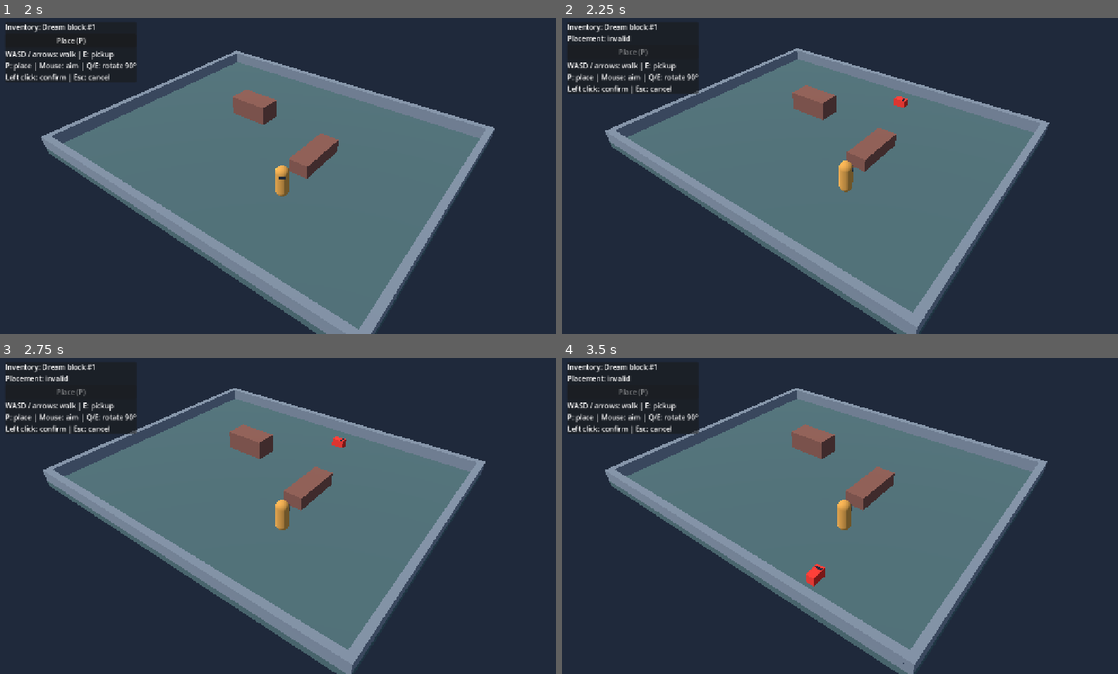
Above: before the commit, frames 1-4 (two rows, left to right).
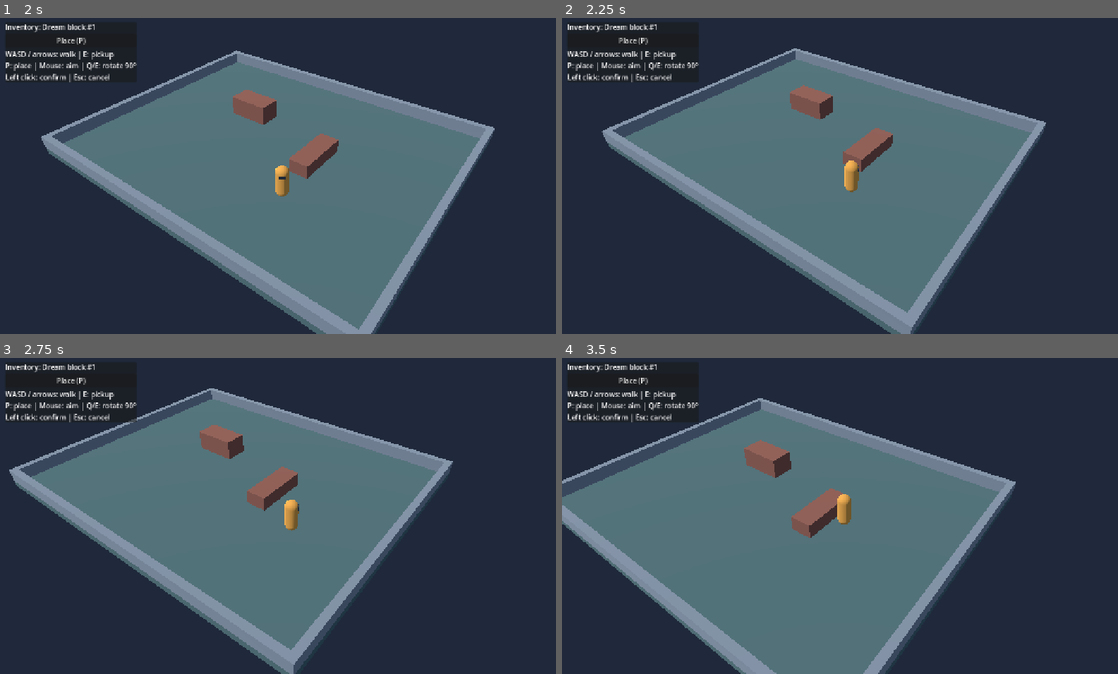
Above: after the commit, the same moments.

Repository: Riquinos-Soft/le-josss-dreamscape
Game: Godot game, scene res://world/courtyard.tscn
The game is run twice, just before and just after one commit, with the same random seed, the same clock (stepped at 60 frames per second) and the same inputs.
Inputs (mouse positions are in pixels of both pictures, inside the frame that each line leads up to):
- Up to frame 1 (2 s): tap Enter at 0.5 s; move the mouse to (405, 160) at 0.52 s; hold D (move_right) 0.53-1.28 s; tap E at 0.6 s; click (405, 160) at 0.67 s; move the mouse to (166, 191) at 1.27 s; hold S (move_back) from 1.28 s (still down); tap Q at 1.35 s; click (166, 191) at 1.42 s
- Up to frame 2 (2.25 s): move the mouse to (901, 106) at 2.02 s; release S (move_back) at 2.03 s; hold D (move_right) from 2.03 s (still down); tap P at 2.1 s; click (901, 106) at 2.17 s
- Up to frame 3 (2.75 s): keep holding D (move_right)
- Up to frame 4 (3.5 s): move the mouse to (817, 579) at 2.77 s; release D (move_right) at 2.78 s; hold W (move_forward) from 2.78 s (still down); tap E at 2.85 s; click (817, 579) at 2.92 s

Frame 1 is identical in both runs. In frame 2, 5.4% of the frame differs, in the area x 1-88%, y 5-100%; in frame 3, 24%; in frame 4, 32%, in the area x 0-88%, y 5-100%.
Error after the commit: Invalid assignment of property or key 'movement_enabled' with value of type 'bool' on a base object of type 'CharacterBody3D (player.gd)'. (res://items/item_lo…

Commit message:
feat: add right-mouse steering

Diff:
--- a/game/player/movement_direction.gd
+++ b/game/player/movement_direction.gd
@@ -13,3 +13,18 @@
 	forward = forward.normalized()
 	var right := forward.cross(Vector3.UP)
 	return (right * input.x - forward * input.y).limit_length(1.0)
+
+
+## Points along the ground toward a world point, with distance represented as input strength.
+static func from_world_target(
+	origin: Vector3, target: Vector3, dead_zone: float, full_strength_distance: float
+) -> Vector3:
+	var offset := target - origin
+	offset.y = 0.0
+	var distance := offset.length()
+	if distance <= dead_zone:
+		return Vector3.ZERO
+	var strength := clampf(
+		(distance - dead_zone) / maxf(full_strength_distance - dead_zone, 0.001), 0.0, 1.0
+	)
+	return offset / distance * strength
--- a/game/player/player.gd
+++ b/game/player/player.gd
@@ -4,22 +4,31 @@
 
 @export var movement_orientation: Node3D
 @export var speed: float = 4.0
-var movement_enabled: bool = true
+@export var mouse_dead_zone: float = 0.35
+@export var mouse_full_speed_distance: float = 2.5
+var mouse_steering_active: bool = false
 
 @onready var visual: Node3D = $Visual
 
 
 func _notification(what: int) -> void:
 	if what == NOTIFICATION_APPLICATION_FOCUS_OUT:
+		mouse_steering_active = false
 		for action in ["move_left", "move_right", "move_forward", "move_back"]:
 			Input.action_release(action)
 
 
+func _input(event: InputEvent) -> void:
+	if event is InputEventMouseButton and event.button_index == MOUSE_BUTTON_RIGHT:
+		mouse_steering_active = event.pressed
+
+
 func _physics_process(delta: float) -> void:
 	var input := Input.get_vector("move_left", "move_right", "move_forward", "move_back")
-	if not movement_enabled:
-		input = Vector2.ZERO
 	var direction := MovementDirection.from_view(input, movement_orientation.global_basis)
+	# Keyboard has deterministic precedence so its existing behavior remains unchanged.
+	if direction.is_zero_approx() and mouse_steering_active:
+		direction = mouse_movement_direction()
 	velocity.x = direction.x * speed
 	velocity.z = direction.z * speed
 	if not is_on_floor():
@@ -27,3 +36,18 @@
 	move_and_slide()
 	if not direction.is_zero_approx():
 		visual.rotation.y = atan2(-direction.x, -direction.z)
+
+
+func mouse_movement_direction() -> Vector3:
+	var camera := movement_orientation as Camera3D
+	if camera == null:
+		return Vector3.ZERO
+	var mouse := get_viewport().get_mouse_position()
+	var hit: Variant = Plane(Vector3.UP, 0.0).intersects_ray(
+		camera.project_ray_origin(mouse), camera.project_ray_normal(mouse)
+	)
+	if hit == null:
+		return Vector3.ZERO
+	return MovementDirection.from_world_target(
+		global_position, hit, mouse_dead_zone, mouse_full_speed_distance
+	)
--- a/game/tests/test_movement_direction.gd
+++ b/game/tests/test_movement_direction.gd
@@ -31,7 +31,32 @@
 		Vector3.FORWARD,
 		"overhead view"
 	)
-	print("Movement direction: 8 checks, %d failures" % failures)
+	check(
+		Direction.from_world_target(Vector3.ZERO, Vector3(3, 0, -4), 0.5, 2.5),
+		Vector3(0.6, 0, -0.8),
+		"world target direction"
+	)
+	check(
+		Direction.from_world_target(Vector3.ZERO, Vector3(0.2, 0, 0), 0.5, 2.5),
+		Vector3.ZERO,
+		"world target inside dead zone"
+	)
+	check(
+		Direction.from_world_target(Vector3.ZERO, Vector3(0.5, 0, 0), 0.5, 2.5),
+		Vector3.ZERO,
+		"world target at dead-zone edge"
+	)
+	check(
+		Direction.from_world_target(Vector3.ZERO, Vector3(1.5, 0, 0), 0.5, 2.5),
+		Vector3(0.5, 0, 0),
+		"world target scales nearby strength"
+	)
+	check(
+		Direction.from_world_target(Vector3(1, 4, 1), Vector3(1, -2, -4), 0.5, 2.5),
+		Vector3.FORWARD,
+		"world target stays on ground"
+	)
+	print("Movement direction: 13 checks, %d failures" % failures)
 	quit(0 if failures == 0 else 1)
 
 
Not shown, changed: docs/architecture.md
